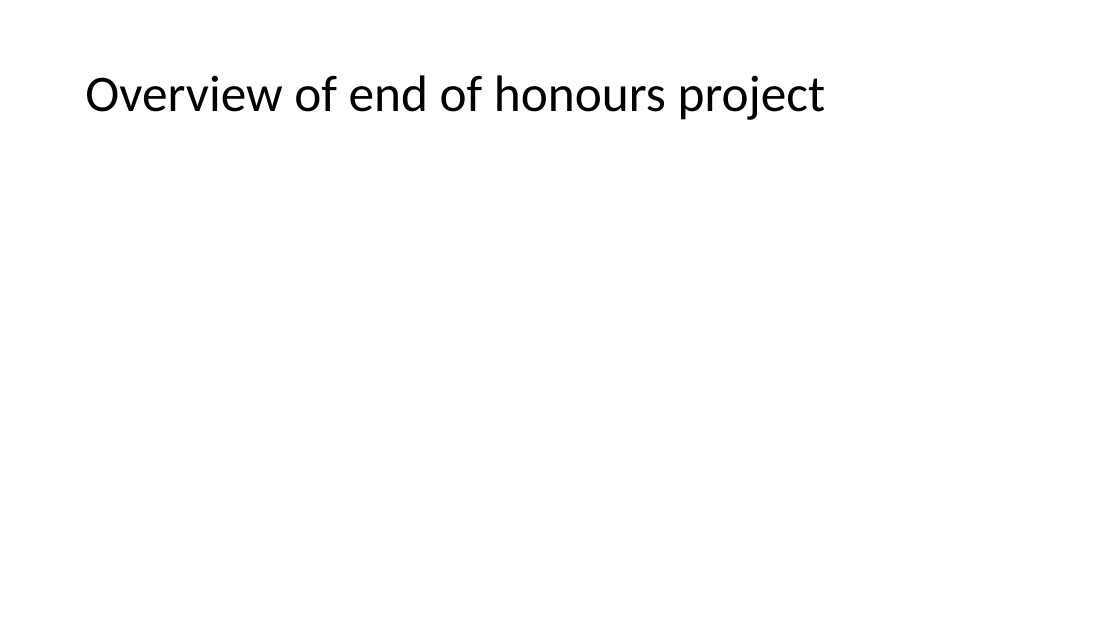
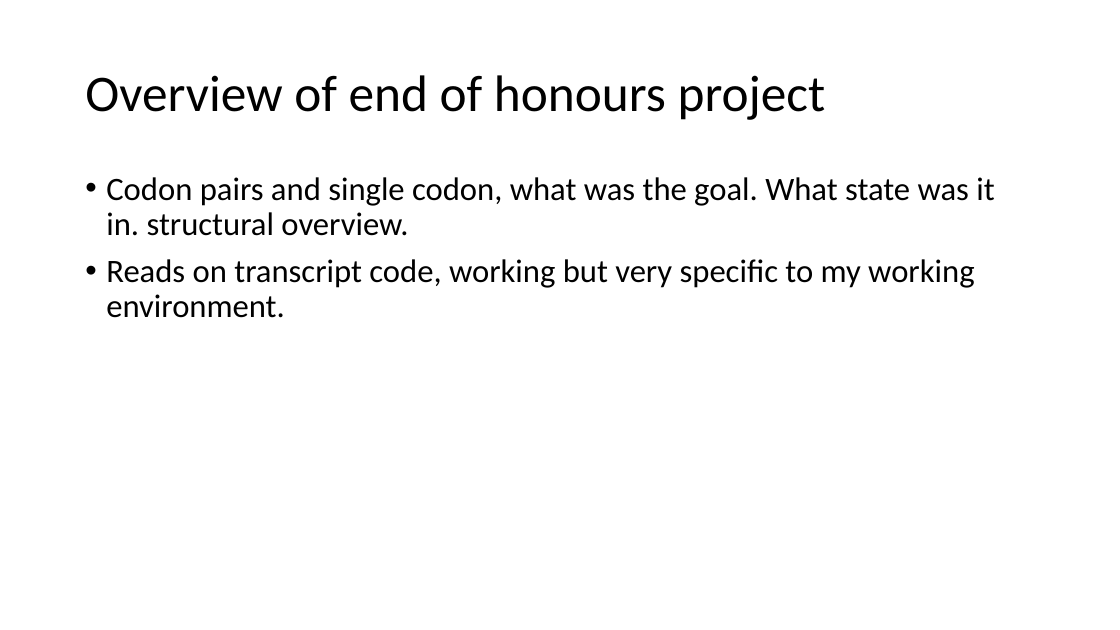
Before and after one commit to 3mma-mack/riboviz-presentation, a slide deck: slide 3 of Rundown-of-our-3-months.pptx. Drawn at 1120x630 pixels with LibreOffice and Linux fonts; fonts in the diff are those of the drawing. Boxes give left, top, right and bottom in pixels: in the first picture for what was removed or moved away, otherwise in the second. Text is boxed around its words. In the diff, an @@ line names an element or a change of style, - is before the commit and + after.

Commit message:
add slides and ideas for what to cover

```diff
--- a/Rundown-of-our-3-months.pptx
+++ b/Rundown-of-our-3-months.pptx
@@ text added at <box>106,177,994,318</box>, 28 pt, text #000000 @@
+• Codon pairs and single codon, what was the goal. What state was it in. structural overview.
+• Reads on transcript code, working but very specific to my working environment.
```
Also in this commit, not shown: 5 other slides changed, 5 slides added.
